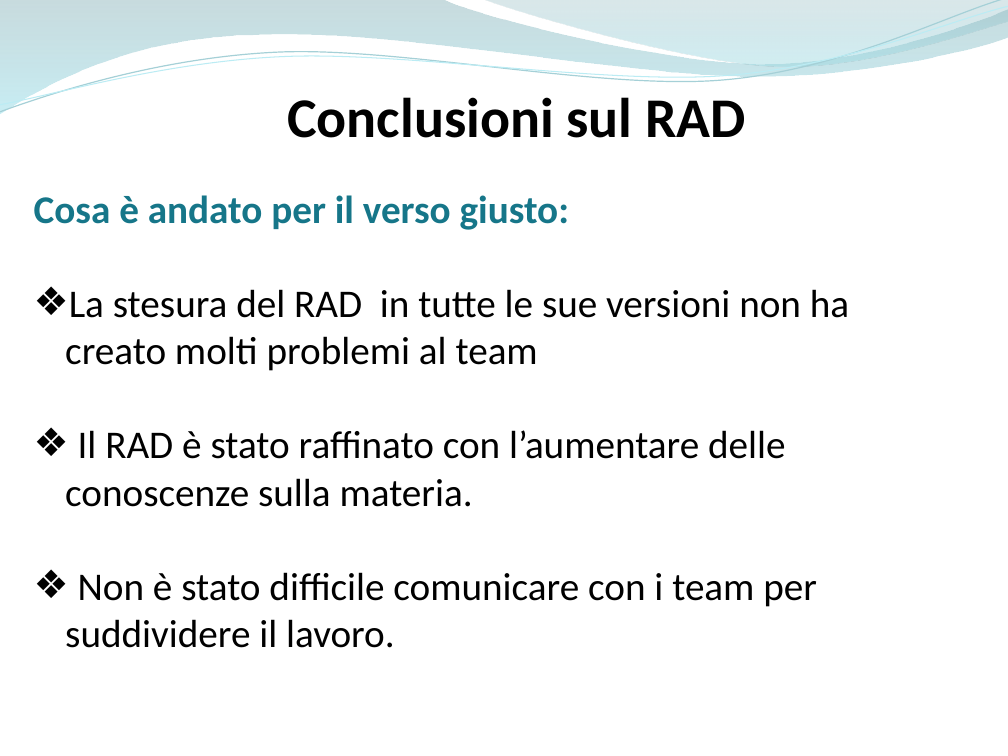
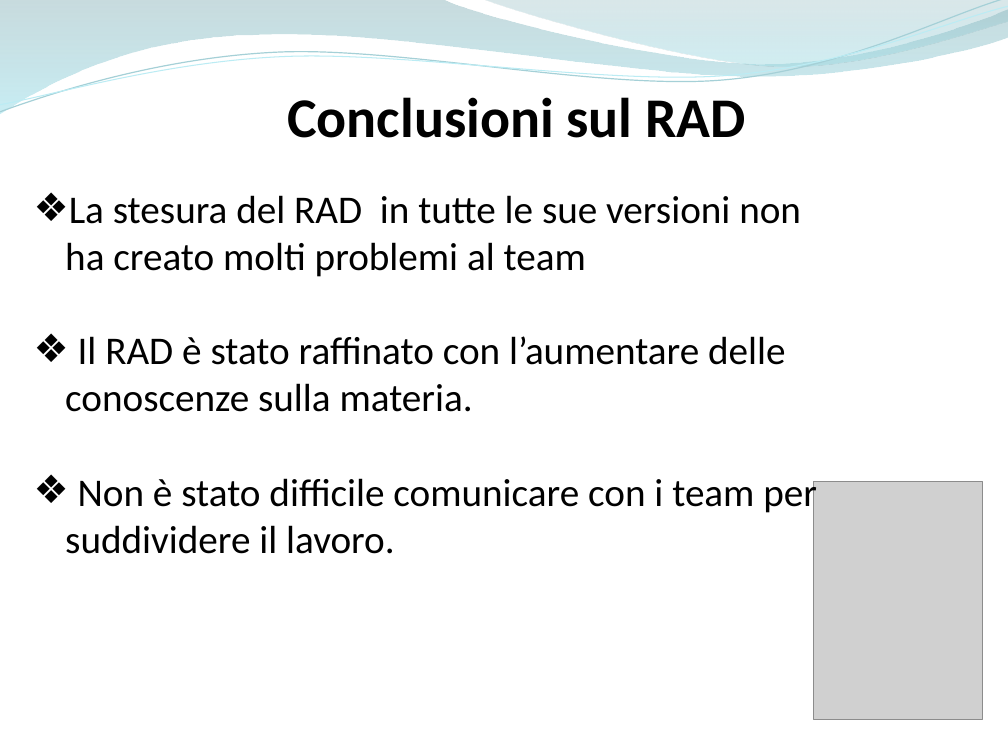
Before and after one commit to ammirate/at-silo, a slide deck: slide 33 of Presentazione/Atsilo2/Atsilo_M_PresentazioneFinale.pptx. Drawn at 1008x756 pixels with LibreOffice and Linux fonts; fonts in the diff are those of the drawing; grey boxes stand for pictures. Boxes give left, top, right and bottom in pixels: in the first picture for what was removed or moved away, otherwise in the second. Text is boxed around its words. In the diff, an @@ line names an element or a change of style, - is before the commit and + after.

```diff
--- a/Presentazione/Atsilo2/Atsilo_M_PresentazioneFinale.pptx
+++ b/Presentazione/Atsilo2/Atsilo_M_PresentazioneFinale.pptx
@@ text at box(34, 195, 569, 230): paragraph removed @@
-Cosa è andato per il verso giusto:
@@ picture added at box(813, 481, 983, 719) @@
```
Also in this commit, not shown: 3 other slides changed, 11 slides added.
